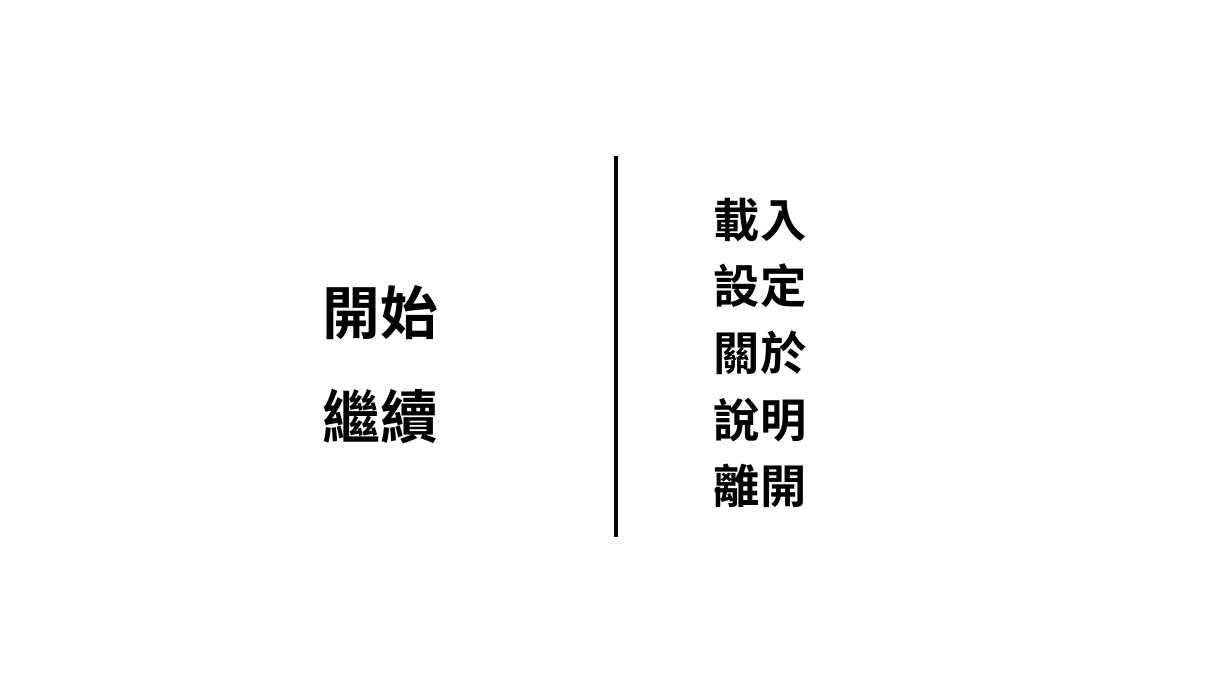
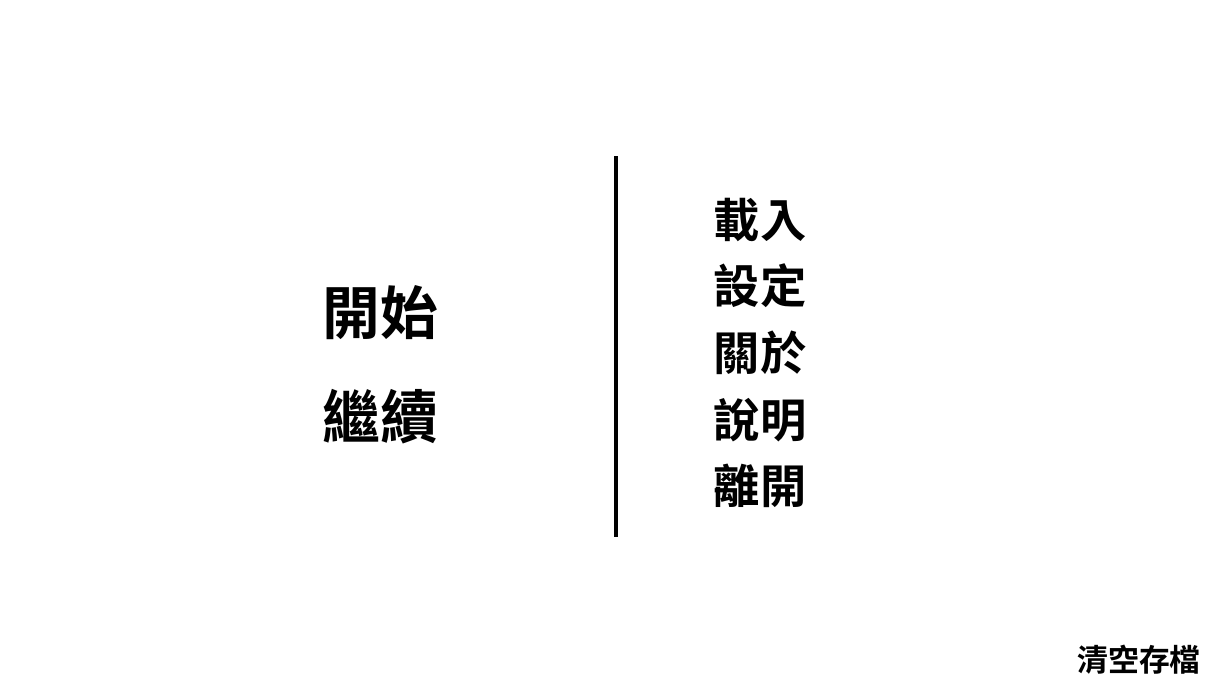
Before and after one commit to jxu930504/C_project, a slide deck: slide 1 of UI_PX.pptx. Drawn at 1232x693 pixels with LibreOffice and Linux fonts; fonts in the diff are those of the drawing. Boxes give left, top, right and bottom in pixels: in the first picture for what was removed or moved away, otherwise in the second. Text is boxed around its words. In the diff, an @@ line names an element or a change of style, - is before the commit and + after.

```diff
--- a/UI_PX.pptx
+++ b/UI_PX.pptx
@@ text added at <box>1077,644,1200,674</box>, 36 pt, text #000000, bold @@
+清空存檔
```
Also in this commit, not shown: 3 other slides changed, 23 other files.
